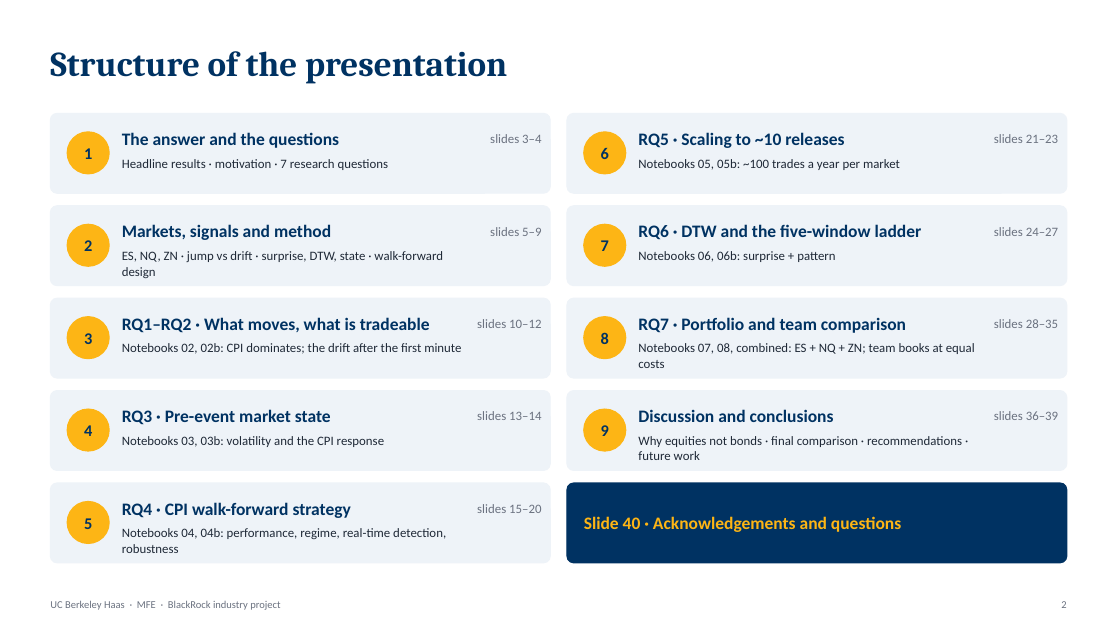
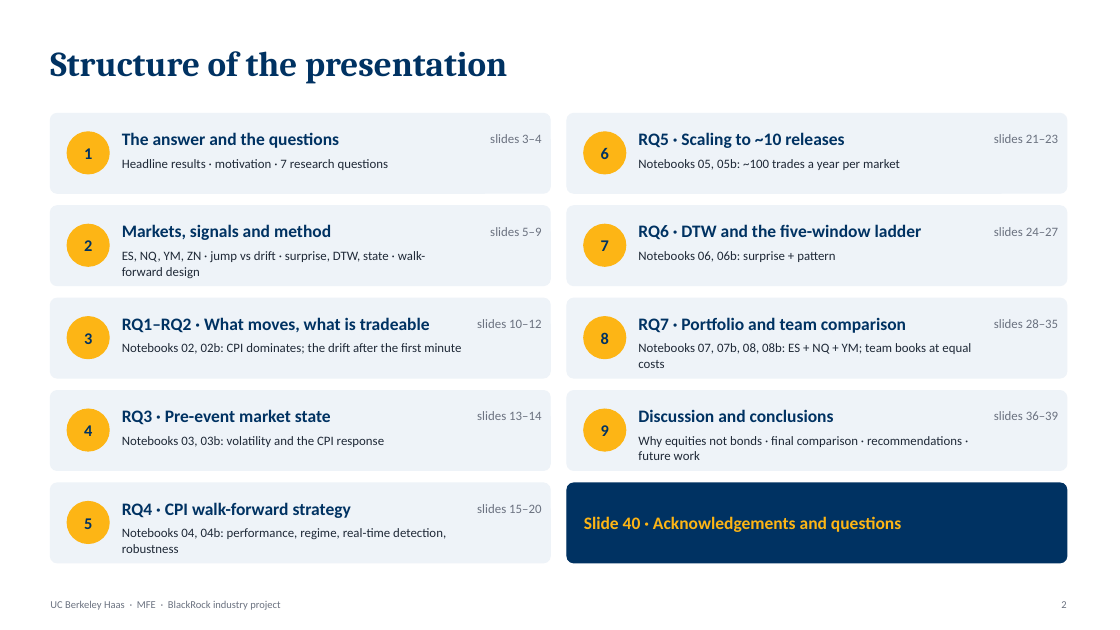
Before and after one commit to rezazamani2329/BlackRock-Project-State-Dependent-Intraday-Response-of-S-P-500-Futures-to-Macroeconomic-Surprises, a slide deck: slide 2 of Reza_BlackRock_presentation.pptx. Drawn at 1120x630 pixels with LibreOffice and Linux fonts; fonts in the diff are those of the drawing. Boxes give left, top, right and bottom in pixels: in the first picture for what was removed or moved away, otherwise in the second. Text is boxed around its words. In the diff, an @@ line names an element or a change of style, - is before the commit and + after.

Commit message:
Presentations: add YM to my deck throughout; update team deck sources and links

```diff
--- a/Reza_BlackRock_presentation.pptx
+++ b/Reza_BlackRock_presentation.pptx
@@ text at [122,251,425,278]: text changed @@
-ES, NQ, ZN · jump vs drift · surprise, DTW, state · walk-forward design
+ES, NQ, YM, ZN · jump vs drift · surprise, DTW, state · walk-forward design
@@ text at [638,343,971,368]: text changed @@
-Notebooks 07, 08, combined: ES + NQ + ZN; team books at equal costs
+Notebooks 07, 07b, 08, 08b: ES + NQ + YM; team books at equal costs
```
Also in this commit, not shown: 31 other slides changed, 4 other files.
